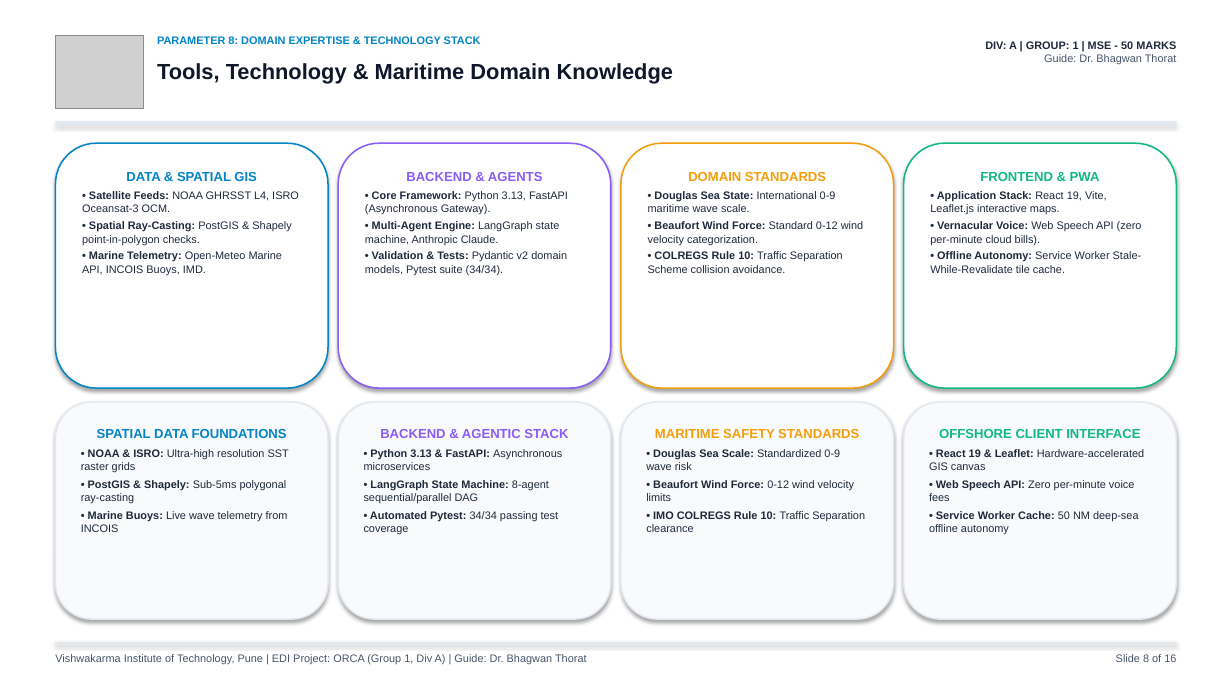
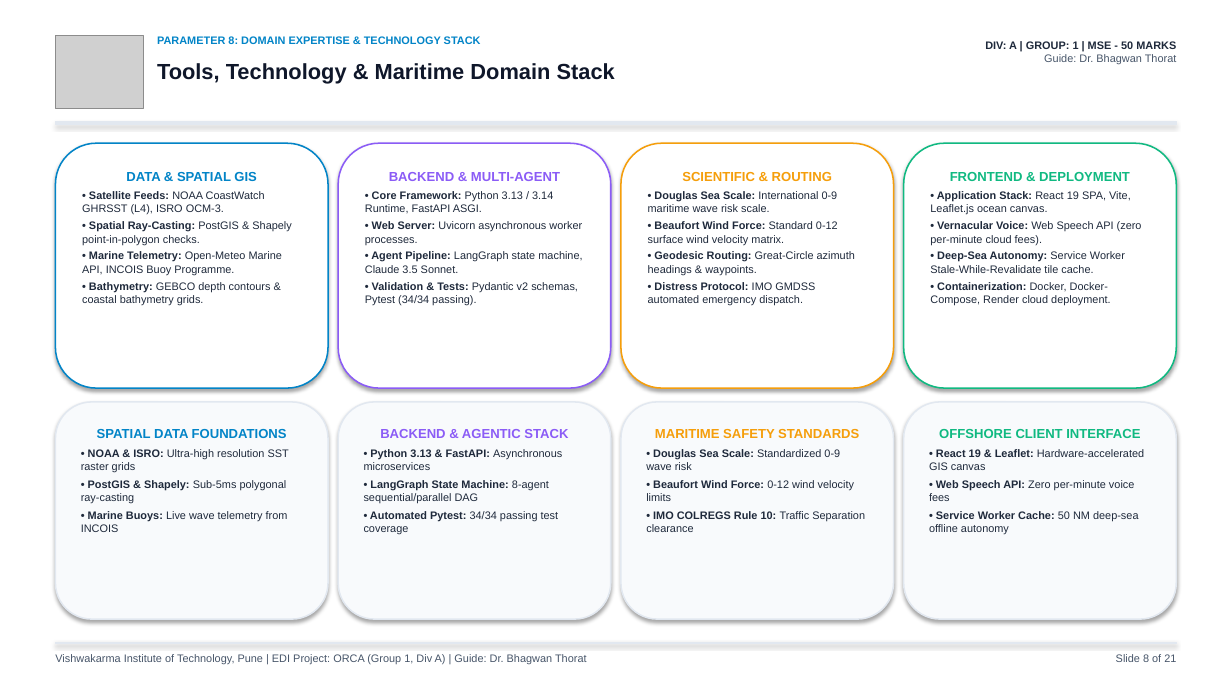
Before and after one commit to akash20065ray-sys/ORCA, a slide deck: slide 8 of ORCA_VIT_EDI_Presentation.pptx. Drawn at 1232x693 pixels with LibreOffice and Linux fonts; fonts in the diff are those of the drawing; grey boxes stand for pictures. Boxes give left, top, right and bottom in pixels: in the first picture for what was removed or moved away, otherwise in the second. Text is boxed around its words. In the diff, an @@ line names an element or a change of style, - is before the commit and + after.

```diff
--- a/ORCA_VIT_EDI_Presentation.pptx
+++ b/ORCA_VIT_EDI_Presentation.pptx
@@ text at (157, 63, 615, 83): text changed @@
-Tools, Technology & Maritime Domain Knowledge
+Tools, Technology & Maritime Domain Stack
@@ text in rounded rectangle at (365, 172, 582, 305): text changed @@
-BACKEND & AGENTS
-• Core Framework: Python 3.13, FastAPI (Asynchronous Gateway).
-• Multi-Agent Engine: LangGraph state machine, Anthropic Claude.
-• Validation & Tests: Pydantic v2 domain models, Pytest suite (34/34).
+BACKEND & MULTI-AGENT
+• Core Framework: Python 3.13 / 3.14 Runtime, FastAPI ASGI.
+• Web Server: Uvicorn asynchronous worker processes.
+• Agent Pipeline: LangGraph state machine, Claude 3.5 Sonnet.
+• Validation & Tests: Pydantic v2 schemas, Pytest (34/34 passing).
@@ text in rounded rectangle at (648, 172, 855, 305): text changed @@
-DOMAIN STANDARDS
-• Douglas Sea State: International 0-9 maritime wave scale.
-• Beaufort Wind Force: Standard 0-12 wind velocity categorization.
-• COLREGS Rule 10: Traffic Separation Scheme collision avoidance.
+SCIENTIFIC & ROUTING
+• Douglas Sea Scale: International 0-9 maritime wave risk scale.
+• Beaufort Wind Force: Standard 0-12 surface wind velocity matrix.
+• Geodesic Routing: Great-Circle azimuth headings & waypoints.
+• Distress Protocol: IMO GMDSS automated emergency dispatch.
@@ text in rounded rectangle at (930, 172, 1142, 305): text changed @@
-FRONTEND & PWA
-• Application Stack: React 19, Vite, Leaflet.js interactive maps.
-• Vernacular Voice: Web Speech API (zero per-minute cloud bills).
-• Offline Autonomy: Service Worker Stale-While-Revalidate tile cache.
+FRONTEND & DEPLOYMENT
+• Application Stack: React 19 SPA, Vite, Leaflet.js ocean canvas.
+• Vernacular Voice: Web Speech API (zero per-minute cloud fees).
+• Deep-Sea Autonomy: Service Worker Stale-While-Revalidate tile cache.
+• Containerization: Docker, Docker-Compose, Render cloud deployment.
@@ text in rounded rectangle at (82, 191, 265, 215): text changed @@
-• Satellite Feeds: NOAA GHRSST L4, ISRO Oceansat-3 OCM.
+• Satellite Feeds: NOAA CoastWatch GHRSST (L4), ISRO OCM-3.
@@ text in rounded rectangle at (82, 251, 282, 305): text changed @@
-• Marine Telemetry: Open-Meteo Marine API, INCOIS Buoys, IMD.
+• Marine Telemetry: Open-Meteo Marine API, INCOIS Buoy Programme.
+• Bathymetry: GEBCO depth contours & coastal bathymetry grids.
@@ text at (1116, 654, 1176, 662): text changed @@
-Slide 8 of 16
+Slide 8 of 21
```
Also in this commit, not shown: 12 other slides changed, 8 slides added, 3 slides removed, 3 other files.
